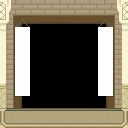
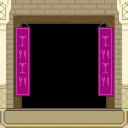
The second 128×128 image is a revision of the first. Changes to its layers:
painted on "Layer 1" over box(15, 27, 113, 96)
